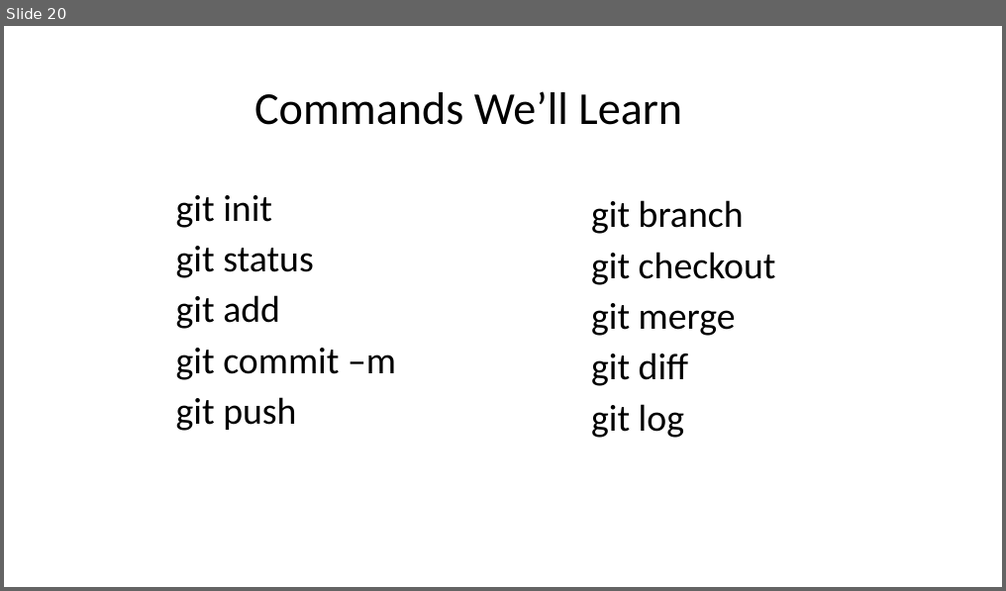
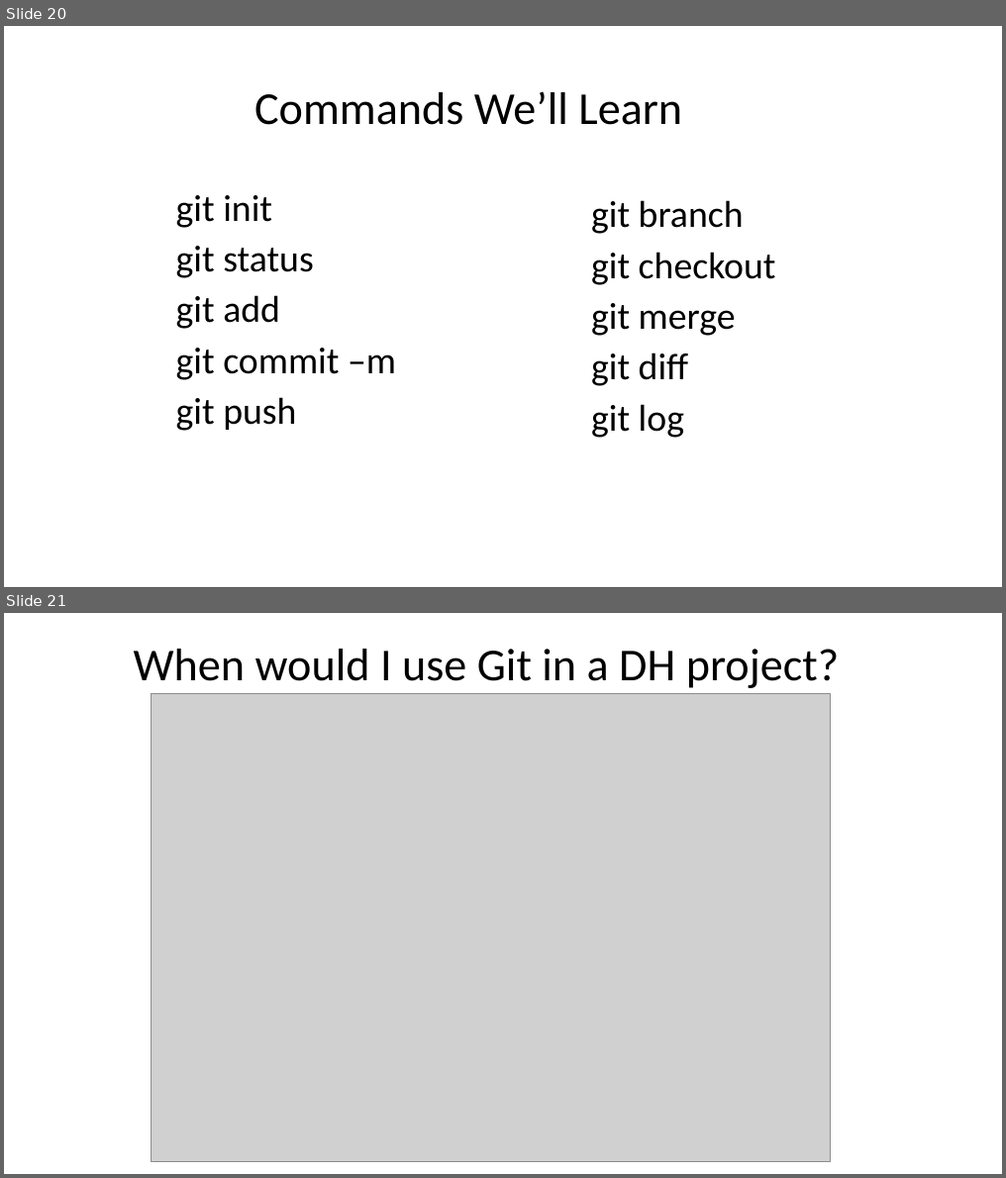
Before and after one commit to humanitiesprogramming/slides, a slide deck: 2019/misc/CLI Git.pptx. Shown one above the other, each under a label of ours: slide 20 before the commit, slides 20 and 21 after it. The pictures are 1006x591 and 1006x1178 pixels, drawn with LibreOffice and Linux fonts; fonts in the diff are those of the drawing; grey boxes stand for pictures. Boxes give left, top, right and bottom in pixels: in the first picture for what was removed or moved away, otherwise in the second. Text is boxed around its words. In the diff, an @@ line names an element or a change of style, - is before the commit and + after.

Commit message:
added some images for potential use contexts

```diff
--- a/2019/misc/CLI Git.pptx
+++ b/2019/misc/CLI Git.pptx
@@ slide 21 added at (4,613,1002,1174), background #FFFFFF @@
@@ title added at (134,649,839,688), 44 pt, text #000000 @@
+When would I use Git in a DH project?
@@ picture added at (151,694,831,1162) @@
```
Also in this commit, not shown: 1 slide changed, 1 slide removed.
